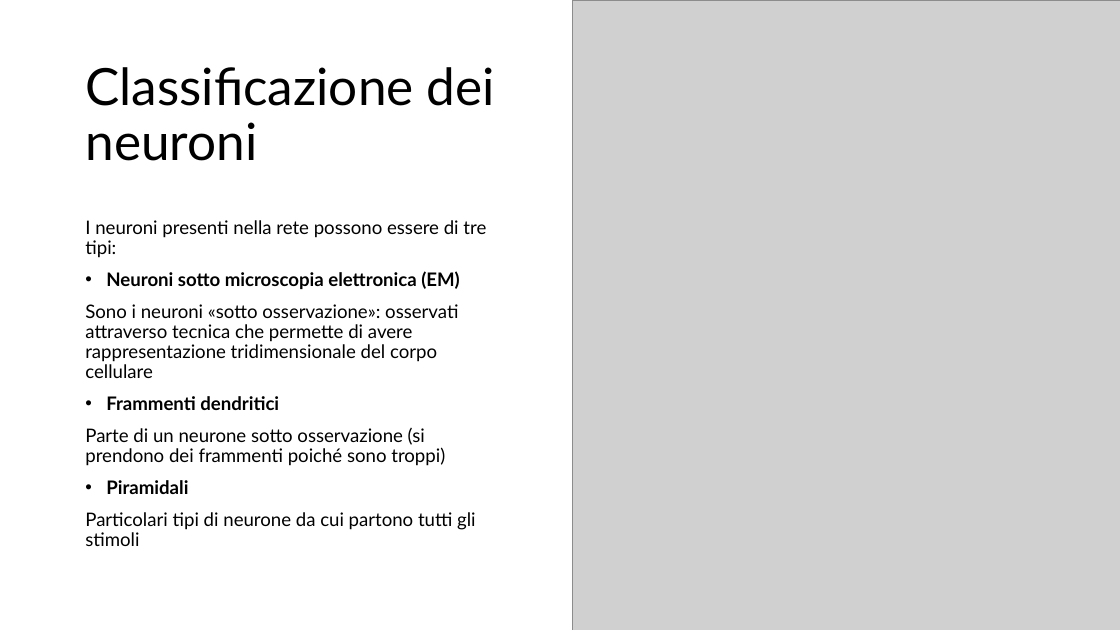
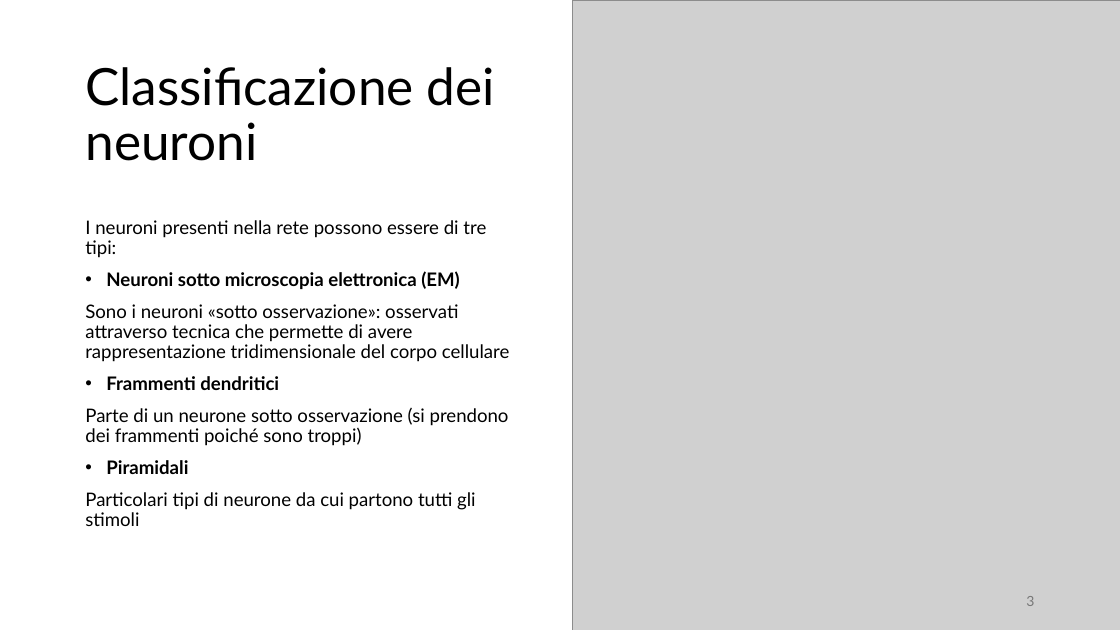
Before and after one commit to cMancio00/sand-2024, a slide deck: slide 3 of Analysis of visual cortical neurons of mice.pptx. Drawn at 1120x630 pixels with LibreOffice and Linux fonts; fonts in the diff are those of the drawing; grey boxes stand for pictures. Boxes give left, top, right and bottom in pixels: in the first picture for what was removed or moved away, otherwise in the second. Text is boxed around its words. In the diff, an @@ line names an element or a change of style, - is before the commit and + after.

```diff
--- a/Analysis of visual cortical neurons of mice.pptx
+++ b/Analysis of visual cortical neurons of mice.pptx
@@ text "I neuroni presenti nella rete ..." rewrapped from (85, 220, 486, 546) to (85, 220, 510, 526) @@
@@ page number added at (1026, 596, 1034, 606), 12 pt, text #797979 @@
+3
```
Also in this commit, not shown: 13 other slides changed, 4 slides added, 1 slide removed.
